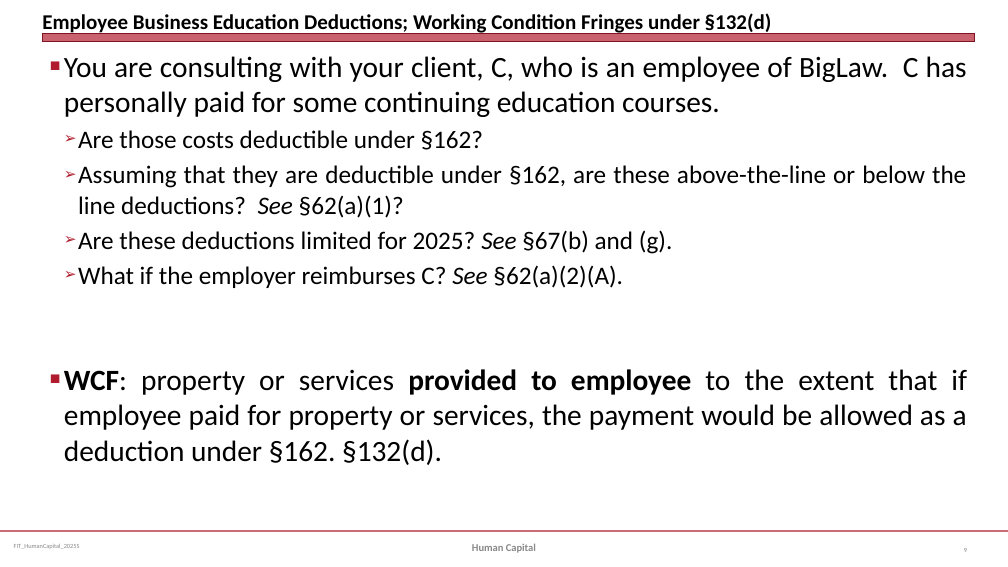
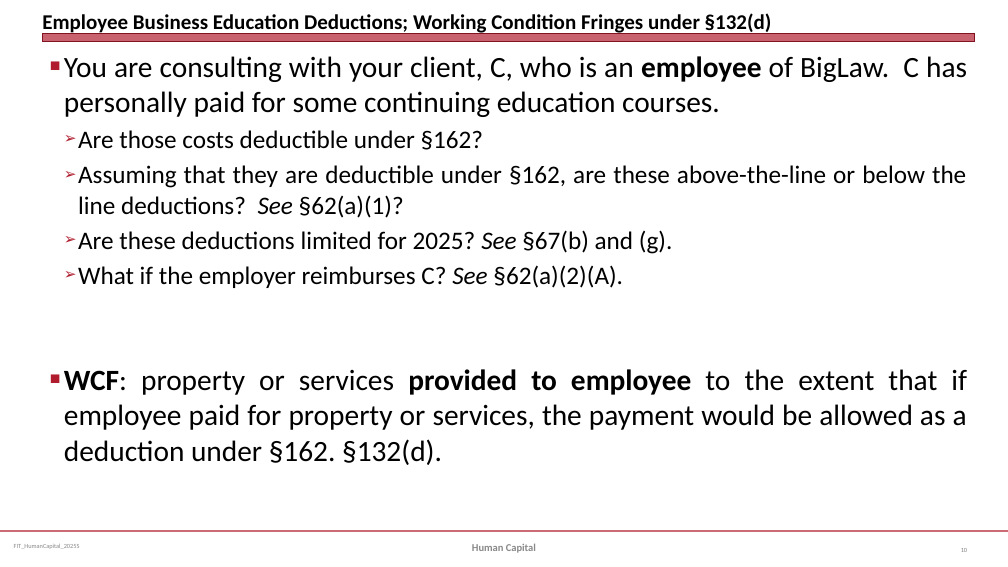
Before and after one commit to jmc877/Fed-Income-Tax, a slide deck: slide 10 of slides/FIT_HumanCapital_2025S.pptx (slide 9 before the commit). Drawn at 1008x567 pixels with LibreOffice and Linux fonts; fonts in the diff are those of the drawing. Boxes give left, top, right and bottom in pixels: in the first picture for what was removed or moved away, otherwise in the second. Text is boxed around its words. In the diff, an @@ line names an element or a change of style, - is before the commit and + after.

```diff
--- a/slides/FIT_HumanCapital_2025S.pptx
+++ b/slides/FIT_HumanCapital_2025S.pptx
@@ text at [64, 56, 967, 117]: bold on in "employee" @@
@@ page number at [961, 548, 967, 552]: text changed @@
-9
+10
```
Also in this commit, not shown: 3 other slides changed, 3 slides added, 1 other file.
